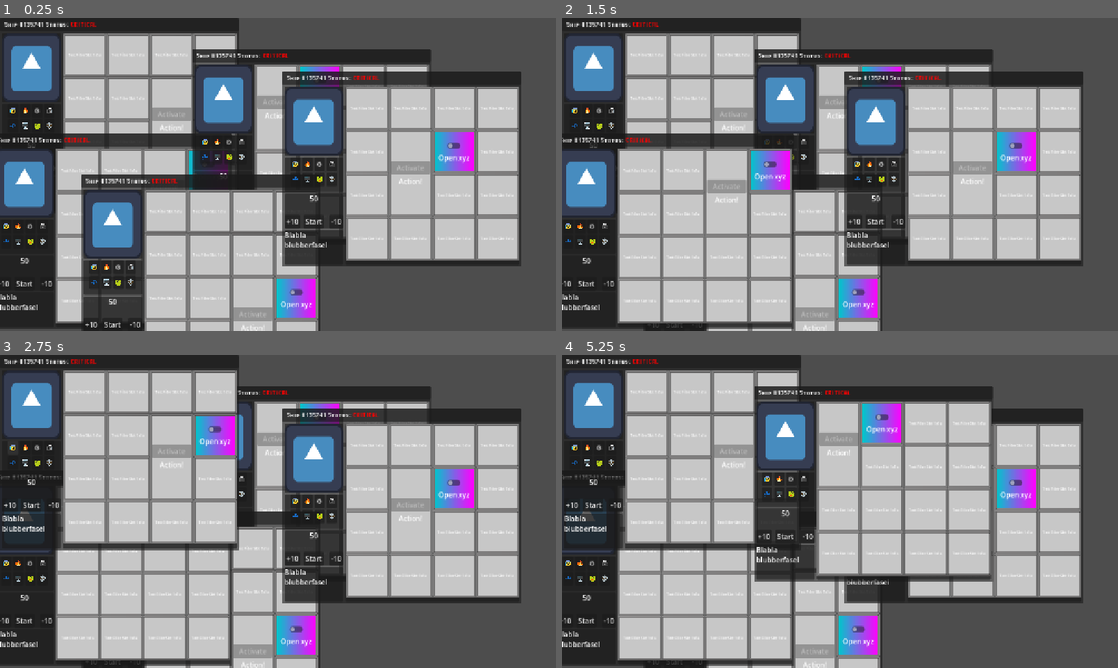
Above: before the commit, frames 1-4 (two rows, left to right).
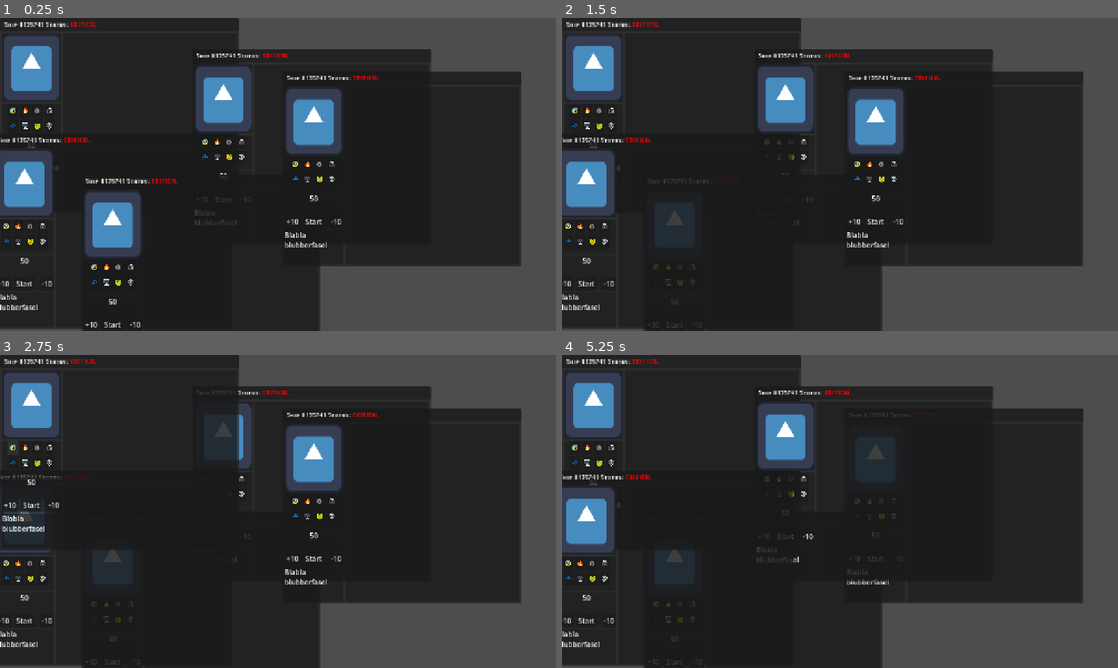
Above: after the commit, the same moments.

Repository: MisterIXI/godot-wildjam-98
Game: Godot game, scene res://scenes/window/window_test.tscn
Same seed, same stepped clock (60 frames per second), same inputs: the game is played once before the commit and once after it. This scene is started directly instead of the project's main scene. The engine's default icon, where the game draws it, is replaced by a stand-in: a white triangle on a blue panel in a dark square. Sound files missing from this copy of the repository are replaced by a short silence.
Inputs:
- Up to frame 1 (0.25 s): no input
- Up to frame 2 (1.5 s): click "Start" at 0.5 s; click "Start" at 1.25 s
- Up to frame 3 (2.75 s): click "😰" at 2 s
- Up to frame 4 (5.25 s): click "🔥" at 2.75 s; click "⚙️" at 3.5 s; click "📠" at 4.25 s; click "💤" at 5 s

The runs differ from the first frame. In frame 1, 51% of the frame differs, in the area x 10-94%, y 4-100%; in frame 2, 56%; in frame 3, 58%; in frame 4, 61%, in the area x 0-94%, y 4-100%.

Commit message:
update ship layout spawning

Diff:
--- a/space-ship-support/scenes/game/game.tscn
+++ b/space-ship-support/scenes/game/game.tscn
@@ -5,9 +5,14 @@
 [ext_resource type="Script" uid="uid://jlkdjn887myh" path="res://scenes/radar/radar.gd" id="3_lfrn8"]
 [ext_resource type="Script" uid="uid://cxi8ksk73nohu" path="res://scenes/game_loop/game_manager.gd" id="4_5i0tg"]
 [ext_resource type="PackedScene" uid="uid://py13r334qxcm" path="res://scenes/radar/ship.tscn" id="4_bdhmt"]
-[ext_resource type="PackedScene" uid="uid://b5pk7vgajiv42" path="res://scenes/window/window.tscn" id="5_87uf6"]
+[ext_resource type="PackedScene" uid="uid://b5pk7vgajiv42" path="res://scenes/window/ship_window.tscn" id="5_87uf6"]
 [ext_resource type="Resource" uid="uid://bgyernveiboi1" path="res://scenes/game_loop/default_settings.tres" id="5_bdhmt"]
 [ext_resource type="PackedScene" uid="uid://3rua33h6ar0t" path="res://scenes/menu/game_over.tscn" id="8_87uf6"]
+[ext_resource type="Script" uid="uid://dc3mh3v1d4l2x" path="res://scenes/ship_spawner/ship_layout_generator.gd" id="9_2a8rs"]
+[ext_resource type="Script" uid="uid://bqflxpuoyu2uc" path="res://scenes/ship_spawner/puzzle_config_data.gd" id="10_vaxfo"]
+[ext_resource type="Resource" uid="uid://bo1m5stq58h8u" path="res://resources/puzzle1.tres" id="11_ftsea"]
+[ext_resource type="Script" uid="uid://bouy1x6lj0101" path="res://scenes/ship_spawner/module_data.gd" id="12_otnwt"]
+[ext_resource type="Resource" uid="uid://isxtfa6m1xiu" path="res://resources/testing/test_filler_slot_1.tres" id="13_3xj4h"]
 
 [node name="Game" type="Node2D" unique_id=798055916]
 
@@ -37,12 +42,13 @@
 visible = false
 z_index = 200
 
-[node name="Radar" type="Node2D" parent="." unique_id=1342668903 node_paths=PackedStringArray("window_root")]
+[node name="Radar" type="Node2D" parent="." unique_id=1342668903 node_paths=PackedStringArray("window_root", "ship_layout_generator")]
 position = Vector2(360, 360)
 script = ExtResource("3_lfrn8")
 ship_scene = ExtResource("4_bdhmt")
 window_scene = ExtResource("5_87uf6")
 window_root = NodePath("../UI/WindowRoot")
+ship_layout_generator = NodePath("../ShipLayoutGenerator")
 
 [node name="GameManager" type="Node" parent="." unique_id=1430876819 node_paths=PackedStringArray("radar", "ui_canvas")]
 script = ExtResource("4_5i0tg")
@@ -51,3 +57,8 @@
 ui_canvas = NodePath("../UI")
 game_over_scene = ExtResource("8_87uf6")
 metadata/_custom_type_script = "uid://cxi8ksk73nohu"
+
+[node name="ShipLayoutGenerator" type="Node" parent="." unique_id=547313120]
+script = ExtResource("9_2a8rs")
+puzzle_configs = Array[ExtResource("10_vaxfo")]([ExtResource("11_ftsea")])
+available_fillers = Array[ExtResource("12_otnwt")]([ExtResource("13_3xj4h")])
--- a/space-ship-support/scenes/menu/game_over.tscn
+++ b/space-ship-support/scenes/menu/game_over.tscn
@@ -1,6 +1,6 @@
 [gd_scene format=3 uid="uid://3rua33h6ar0t"]
 
-[ext_resource type="Script" uid="uid://dpcjujgxs4apa" path="res://scenes/window/window.gd" id="1_4njwu"]
+[ext_resource type="Script" uid="uid://dpcjujgxs4apa" path="res://scenes/window/ship_window.gd" id="1_4njwu"]
 [ext_resource type="Script" uid="uid://cwtbxjjjfckw7" path="res://scenes/menu/game_over.gd" id="1_tu1hx"]
 [ext_resource type="Texture2D" uid="uid://clme3lp64wjp3" path="res://assets/placeholder_art/square.png" id="2_cwht0"]
 
--- a/space-ship-support/scenes/radar/radar.gd
+++ b/space-ship-support/scenes/radar/radar.gd
@@ -7,12 +7,14 @@
 @export var ship_scene: PackedScene
 @export var window_scene: PackedScene
 @export var window_root: Control
+@export var ship_layout_generator: ShipLayoutGenerator
 
-
-func spawn_ship() -> void:
+	# min difficulty: 0.0, max difficulty: 1.0
+func spawn_ship(layout_difficulty: float = 0.0) -> void:
 	var spawn_pos: Vector2 = Vector2(360, 0)
 	spawn_pos = spawn_pos.rotated(randf() * PI * 2)
 	var new_ship: Ship = ship_scene.instantiate()
+
 	add_child(new_ship)
 	new_ship.position = spawn_pos
 	# rotate by -0.5 to 0.5 rad
@@ -21,3 +23,7 @@
 	# ship_window.hide()
 	window_root.add_child(ship_window)
 	new_ship.ship_window = ship_window
+
+
+	var ship_layout_data: ShipLayoutData = ship_layout_generator.generate_layout_with_difficulty(layout_difficulty)
+	new_ship.init_layout(ship_layout_data)
--- a/space-ship-support/scenes/radar/ship.gd
+++ b/space-ship-support/scenes/radar/ship.gd
@@ -55,3 +55,6 @@
 	#TODO: check if ship is fixed when leaving area
 	on_destroy.emit(true)
 	queue_free()
+
+func init_layout(layout_data: ShipLayoutData) -> void:
+	ship_window.init_ship_layout(layout_data)
--- a/space-ship-support/scenes/ship_spawner/ship_spawner.gd
+++ b/space-ship-support/scenes/ship_spawner/ship_layout_generator.gd
@@ -1,7 +1,6 @@
-class_name ShipSpawner
+class_name ShipLayoutGenerator
 extends Node
 
-const SHIP_LAYOUT: PackedScene = preload("res://scenes/ship_spawner/ship_layout.tscn")
 
 @export_range(2, 30) var min_x_size: int = 4
 @export_range(2, 30) var max_x_size: int = 4
@@ -25,30 +24,26 @@
 #region test ship spawn. may be deleted
 	# TODO: delete, this is just for testing
 
-	test_spawn_ship()
+	#test_spawn_ship()
 
-func test_spawn_ship() -> void:
-	var difficulty: float = 0.0
-	var ship_layout: ShipLayoutData = create_ship_layout_with_difficulty(difficulty)
+#func test_spawn_ship() -> void:
+	#var difficulty: float = 0.0
+	#var ship_layout: ShipLayoutData = create_ship_layout_with_difficulty(difficulty)
 
-	instantiate_ship(ship_layout)
+	#instantiate_ship(ship_layout)
 
 #endregion
 
-func create_ship_layout_with_difficulty(difficulty: float) -> ShipLayoutData:
+func generate_layout_with_difficulty(difficulty: float) -> ShipLayoutData:
 	var used_difficulty: float = clamp(randf_range(difficulty-difficulty_variance, difficulty+difficulty_variance), 0.0, 1.0)
 
 	var size_x: int = roundi(lerpf(min_x_size, max_x_size, used_difficulty))
 	var size_y: int = roundi(lerpf(min_y_size, max_y_size, used_difficulty))
 	var num_puzzles: int = roundi(lerpf(min_num_puzzles, max_num_puzzles, used_difficulty))
-	return create_ship_layout(size_x, size_y, num_puzzles)
+	return generate_layout(size_x, size_y, num_puzzles)
 
-func instantiate_ship(ship_data: ShipLayoutData) -> void:
-	var ship_layout: ShipLayout = SHIP_LAYOUT.instantiate() as ShipLayout
-	ship_layout.init_from(ship_data)
-	add_child(ship_layout)
 
-func create_ship_layout(size_x: int, size_y: int, num_puzzles: int) -> ShipLayoutData:
+func generate_layout(size_x: int, size_y: int, num_puzzles: int) -> ShipLayoutData:
 	print("creating ship layout with ", size_x, " x ", size_y, " and ", num_puzzles, " puzzles")
 	var puzzle_size_heuristic: int = 3
 	var warn_threshold: float = 0.75
--- a/space-ship-support/scenes/ship_spawner/test_ship_spawner.tscn
+++ b/space-ship-support/scenes/ship_spawner/test_ship_spawner.tscn
@@ -1,6 +1,6 @@
 [gd_scene format=3 uid="uid://d4jvjsp0r67u1"]
 
-[ext_resource type="Script" uid="uid://dc3mh3v1d4l2x" path="res://scenes/ship_spawner/ship_spawner.gd" id="1_vvuxq"]
+[ext_resource type="Script" uid="uid://dc3mh3v1d4l2x" path="res://scenes/ship_spawner/ship_layout_generator.gd" id="1_vvuxq"]
 [ext_resource type="Script" uid="uid://bqflxpuoyu2uc" path="res://scenes/ship_spawner/puzzle_config_data.gd" id="2_y7iji"]
 [ext_resource type="Resource" uid="uid://bo1m5stq58h8u" path="res://resources/puzzle1.tres" id="3_y7iji"]
 [ext_resource type="Resource" uid="uid://isxtfa6m1xiu" path="res://resources/testing/test_filler_slot_1.tres" id="5_11od8"]
--- a/space-ship-support/scenes/window/window.gd
+++ b/space-ship-support/scenes/window/ship_window.gd
@@ -1,5 +1,9 @@
 class_name ShipWindow
 extends Panel
+
+const SHIP_LAYOUT: PackedScene = preload("res://scenes/ship_spawner/ship_layout.tscn")
+
+@export var module_parent: Control
 
 var title_mouse_down: bool = false
 var is_dragging: bool = false
@@ -8,6 +12,9 @@
 
 var is_collapsed: bool = false
 var collapse_tween: Tween = null
+
+var ship_layout_data: ShipLayoutData
+
 
 func _on_title_bar_gui_input(event: InputEvent) -> void:
 	if event is InputEventMouseButton:
@@ -47,3 +54,9 @@
 func _on_gui_input(event: InputEvent) -> void:
 	if event is InputEventMouseButton:
 		get_parent().move_child(self,-1)
+
+func init_ship_layout(ship_layout_data_new: ShipLayoutData) -> void:
+	ship_layout_data = ship_layout_data_new
+	var ship_layout: ShipLayout = SHIP_LAYOUT.instantiate() as ShipLayout
+	ship_layout.init_from(ship_layout_data)
+	module_parent.add_child(ship_layout)
--- a/space-ship-support/scenes/window/window.tscn
+++ b/space-ship-support/scenes/window/ship_window.tscn
@@ -1,20 +1,16 @@
 [gd_scene format=3 uid="uid://b5pk7vgajiv42"]
 
-[ext_resource type="Script" uid="uid://dpcjujgxs4apa" path="res://scenes/window/window.gd" id="1_obuqq"]
+[ext_resource type="Script" uid="uid://dpcjujgxs4apa" path="res://scenes/window/ship_window.gd" id="1_4j3jj"]
 [ext_resource type="Texture2D" uid="uid://byqodh57uugor" path="res://icon.svg" id="2_0osky"]
 [ext_resource type="FontFile" uid="uid://bbwwkkjcgbkgq" path="res://assets/fonts/PixelOperatorHBSC.ttf" id="2_obuqq"]
 [ext_resource type="Texture2D" uid="uid://d33n1qrupesbq" path="res://assets/9slice_base.png" id="4_lnte3"]
-[ext_resource type="Script" uid="uid://dc3mh3v1d4l2x" path="res://scenes/ship_spawner/ship_spawner.gd" id="4_y2ayq"]
-[ext_resource type="Script" uid="uid://bqflxpuoyu2uc" path="res://scenes/ship_spawner/puzzle_config_data.gd" id="5_omw1o"]
-[ext_resource type="Resource" uid="uid://bo1m5stq58h8u" path="res://resources/puzzle1.tres" id="6_58ypt"]
-[ext_resource type="Script" uid="uid://bouy1x6lj0101" path="res://scenes/ship_spawner/module_data.gd" id="7_aejpm"]
-[ext_resource type="Resource" uid="uid://isxtfa6m1xiu" path="res://resources/testing/test_filler_slot_1.tres" id="8_wdkw8"]
-
-[node name="Window" type="Panel" unique_id=118375707]
+
+[node name="ShipWindow" type="Panel" unique_id=118375707 node_paths=PackedStringArray("module_parent")]
 clip_contents = true
 offset_right = 550.0
 offset_bottom = 450.0
-script = ExtResource("1_obuqq")
+script = ExtResource("1_4j3jj")
+module_parent = NodePath("ContentMarginContainer/HBoxContainer/ModuleMarginContainer/PanelContainer")
 
 [node name="TitleBar" type="PanelContainer" parent="." unique_id=1596550366]
 custom_minimum_size = Vector2(0, 30)
@@ -182,17 +178,6 @@
 layout_mode = 2
 mouse_filter = 1
 
-[node name="Control" type="Control" parent="ContentMarginContainer/HBoxContainer/ModuleMarginContainer/PanelContainer" unique_id=206438609]
-layout_mode = 1
-anchors_preset = 15
-anchor_right = 1.0
-anchor_bottom = 1.0
-grow_horizontal = 2
-grow_vertical = 2
-script = ExtResource("4_y2ayq")
-puzzle_configs = Array[ExtResource("5_omw1o")]([ExtResource("6_58ypt")])
-available_fillers = Array[ExtResource("7_aejpm")]([ExtResource("8_wdkw8")])
-
 [node name="NinePatchRect" type="NinePatchRect" parent="ContentMarginContainer/HBoxContainer/ModuleMarginContainer/PanelContainer" unique_id=1915960077]
 visible = false
 texture_filter = 1
--- a/space-ship-support/scenes/window/window_test.tscn
+++ b/space-ship-support/scenes/window/window_test.tscn
@@ -1,6 +1,6 @@
 [gd_scene format=3 uid="uid://xhmfsp6u7yvk"]
 
-[ext_resource type="PackedScene" uid="uid://b5pk7vgajiv42" path="res://scenes/window/window.tscn" id="1_3uwou"]
+[ext_resource type="PackedScene" uid="uid://b5pk7vgajiv42" path="res://scenes/window/ship_window.tscn" id="1_3uwou"]
 
 [node name="Node2D" type="Node2D" unique_id=1606845723]
 
Renamed: space-ship-support/scenes/ship_spawner/ship_spawner.gd.uid -> space-ship-support/scenes/ship_spawner/ship_layout_generator.gd.uid
Renamed: space-ship-support/scenes/window/window.gd.uid -> space-ship-support/scenes/window/ship_window.gd.uid
